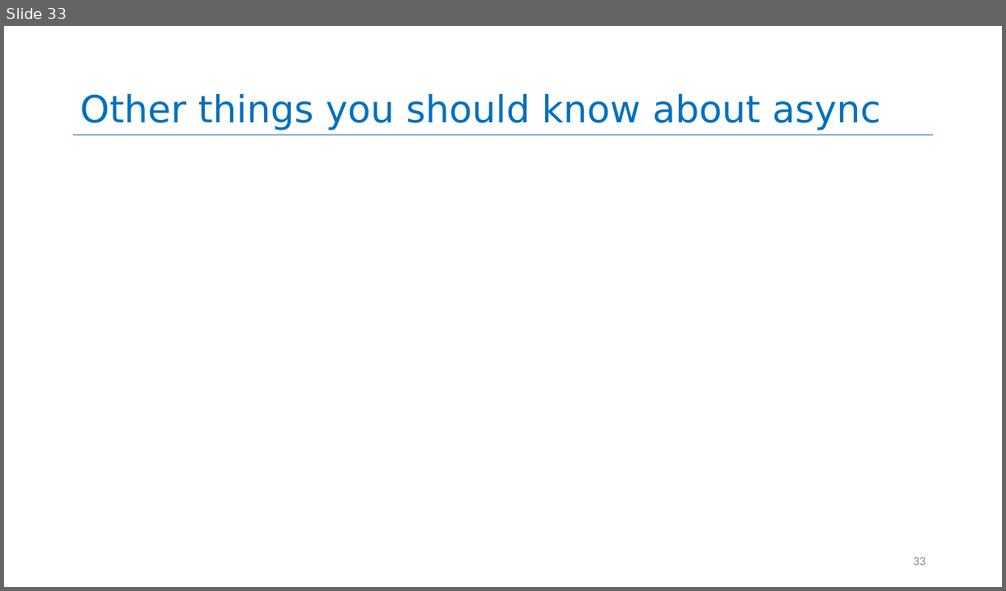
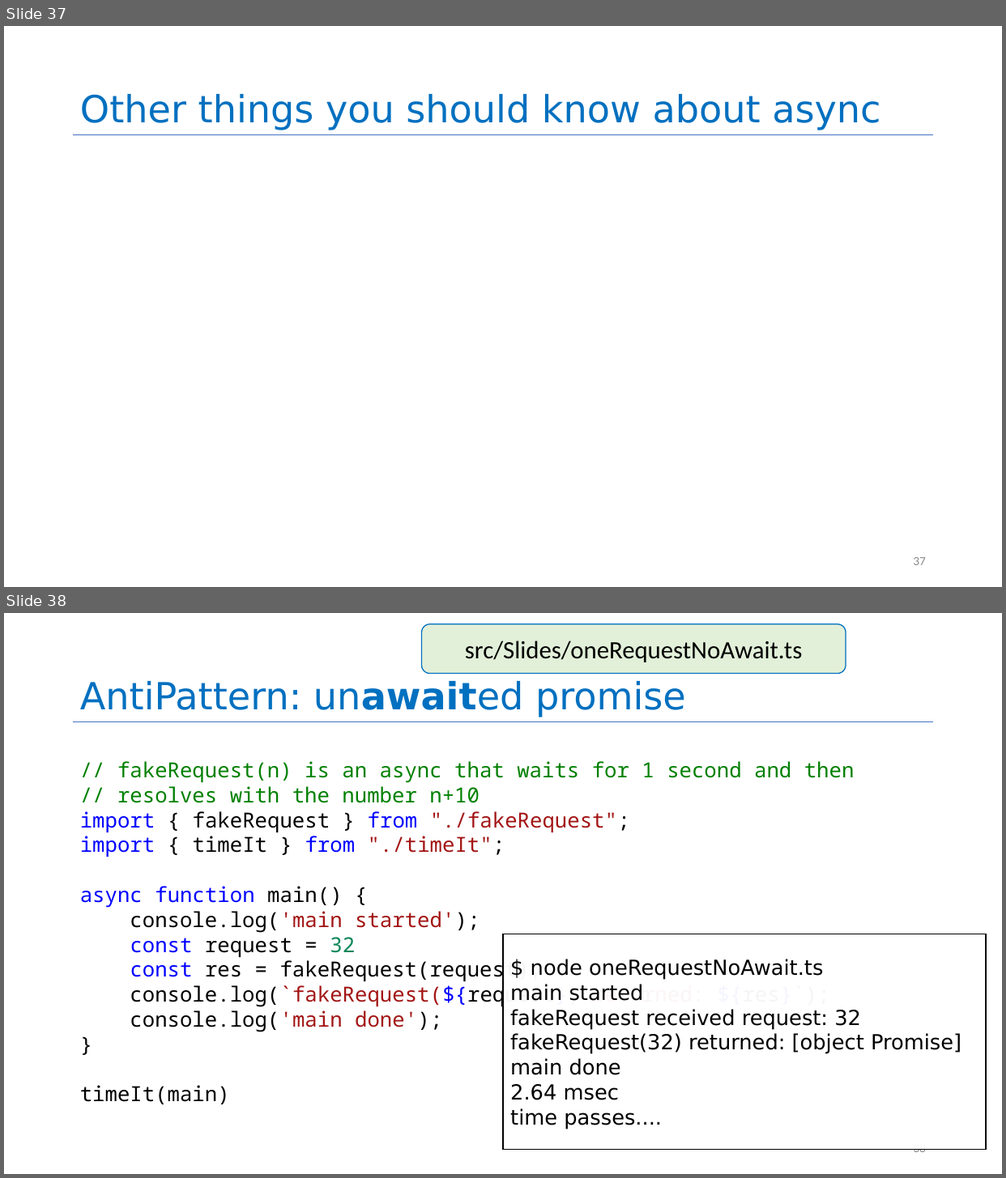
Before and after one commit to neu-se/CS4530-Fall-2026, a slide deck: Slides/Module 08 Concurrency.pptx. Shown one above the other, each under a label of ours: slide 33 before the commit, slides 37 and 38 after it. The pictures are 1006x591 and 1006x1178 pixels, drawn with LibreOffice and Linux fonts; fonts in the diff are those of the drawing. Boxes give left, top, right and bottom in pixels: in the first picture for what was removed or moved away, otherwise in the second. Text is boxed around its words. In the diff, an @@ line names an element or a change of style, - is before the commit and + after.

```diff
--- a/Slides/Module 08 Concurrency.pptx
+++ b/Slides/Module 08 Concurrency.pptx
@@ slide 38 added at [4,613,1002,1174], background #FFFFFF; not listed: 1 template element that a slide beside it also shows @@
@@ rounded rectangle added at [422,624,846,674], fill #E2F0D9, outline #0070C0 1 pt, 24 pt, text #000000 @@
+src/Slides/oneRequestNoAwait.ts
@@ title added at [80,681,686,717], 36 pt, text #0070C0 @@
+AntiPattern: unawaited promise
@@ text added at [80,761,854,1105], 20 pt, text #000000 @@
+// fakeRequest(n) is an async that waits for 1 second and then
+// resolves with the number n+10
+import { fakeRequest } from "./fakeRequest";
+import { timeIt } from "./timeIt";
+async function main() {
+console.log('main started');
+const request = 32
+const res = fakeRequest(request);
+console.log(`fakeRequest(${request}) returned: ${res}`);
+console.log('main done');
+}
+timeIt(main)
@@ rectangle added at [503,934,987,1151], fill #FFFFFF at 96% opacity, outline #000000 1 pt, 20 pt, text #000000 @@
+$ node oneRequestNoAwait.ts
+main started
+fakeRequest received request: 32
+fakeRequest(32) returned: [object Promise]
+main done
+2.64 msec
+time passes....
@@ page number added at [913,1149,926,1152], 12 pt, text #8C8C8C @@
+38
@@ what was slide 33 is now slide 37 @@
@@ page number at [913,557,926,565]: text changed @@
-33
+37
```
Also in this commit, not shown: 12 slides changed, 6 other slides added, 1 other file.
